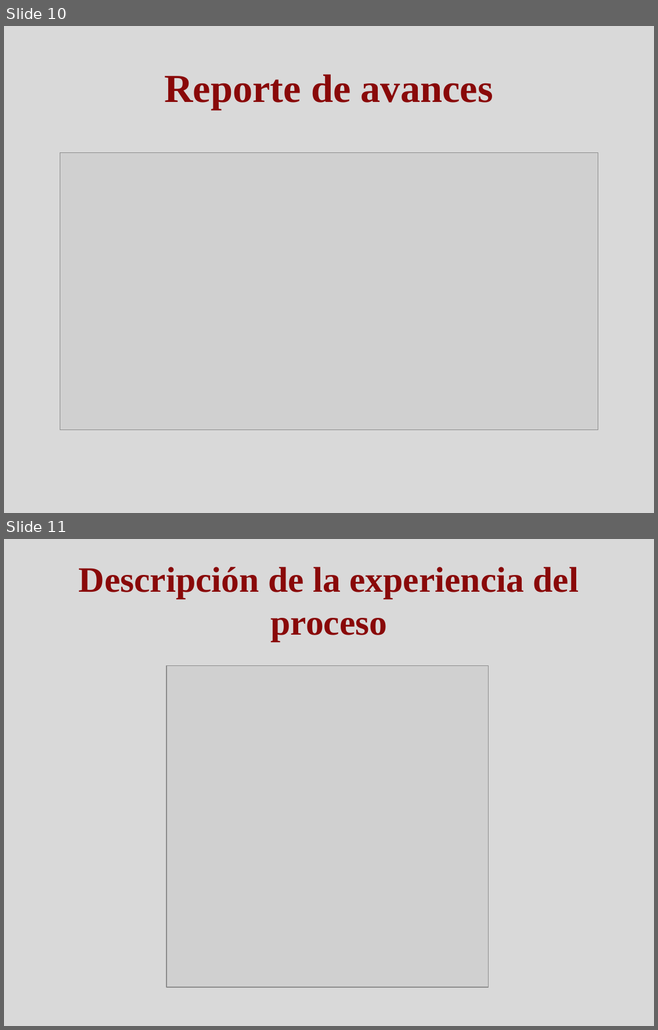
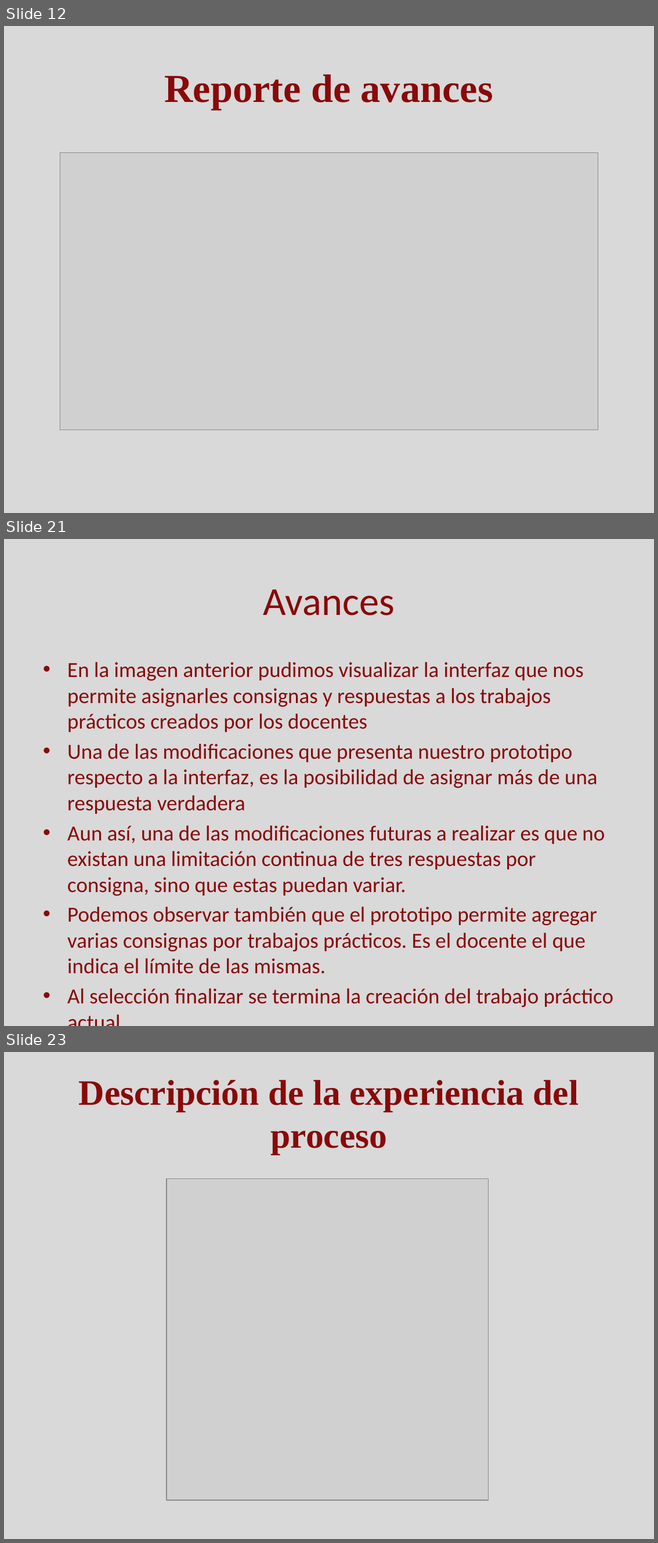
Before and after one commit to Skruptovski/SCTps, a slide deck: Documentación/Presentacion SCTPs.pptx. Shown one above the other, each under a label of ours: slides 10 and 11 before the commit, slides 12, 21 and 23 after it; the slides between them are not shown. The pictures are 658x1030 and 658x1543 pixels, drawn with LibreOffice and Linux fonts; fonts in the diff are those of the drawing; grey boxes stand for pictures. Boxes give left, top, right and bottom in pixels: in the first picture for what was removed or moved away, otherwise in the second. Text is boxed around its words. In the diff, an @@ line names an element or a change of style, - is before the commit and + after.

Commit message:
Actualizo ppt. Todavía faltan explicaciones (las descripciónes que agregue las podemos suprimir)

```diff
--- a/Documentación/Presentacion SCTPs.pptx
+++ b/Documentación/Presentacion SCTPs.pptx
@@ slide 21 added at box(4, 539, 654, 1026), background #D9D9D9 @@
@@ title added at box(263, 589, 395, 616), 44 pt, text #890909 @@
+Avances
@@ text added at box(67, 662, 613, 1008), 23.8 pt, text #890909 @@
+• En la imagen anterior pudimos visualizar la interfaz que nos permite asignarles consignas y respuestas a los trabajos prácticos creados por los docentes
+• Una de las modificaciones que presenta nuestro prototipo respecto a la interfaz, es la posibilidad de asignar más de una respuesta verdadera
+• Aun así, una de las modificaciones futuras a realizar es que no existan una limitación continua de tres respuestas por consigna, sino que estas puedan variar.
+• Podemos observar también que el prototipo permite agregar varias consignas por trabajos prácticos. Es el docente el que indica el límite de las mismas.
+• Al selección finalizar se termina la creación del trabajo práctico actual.
@@ what was slide 10 is now slide 12 @@
@@ what was slide 11 is now slide 23 @@
```
Also in this commit, not shown: 14 other slides added, 7 other files.
